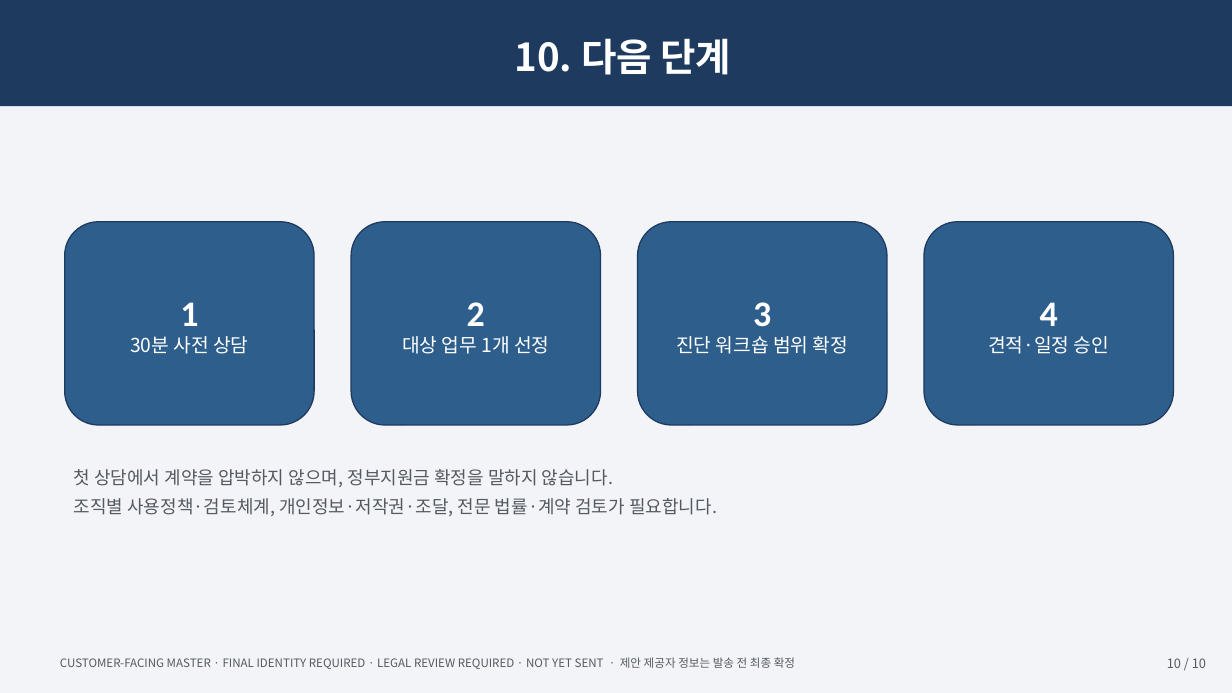
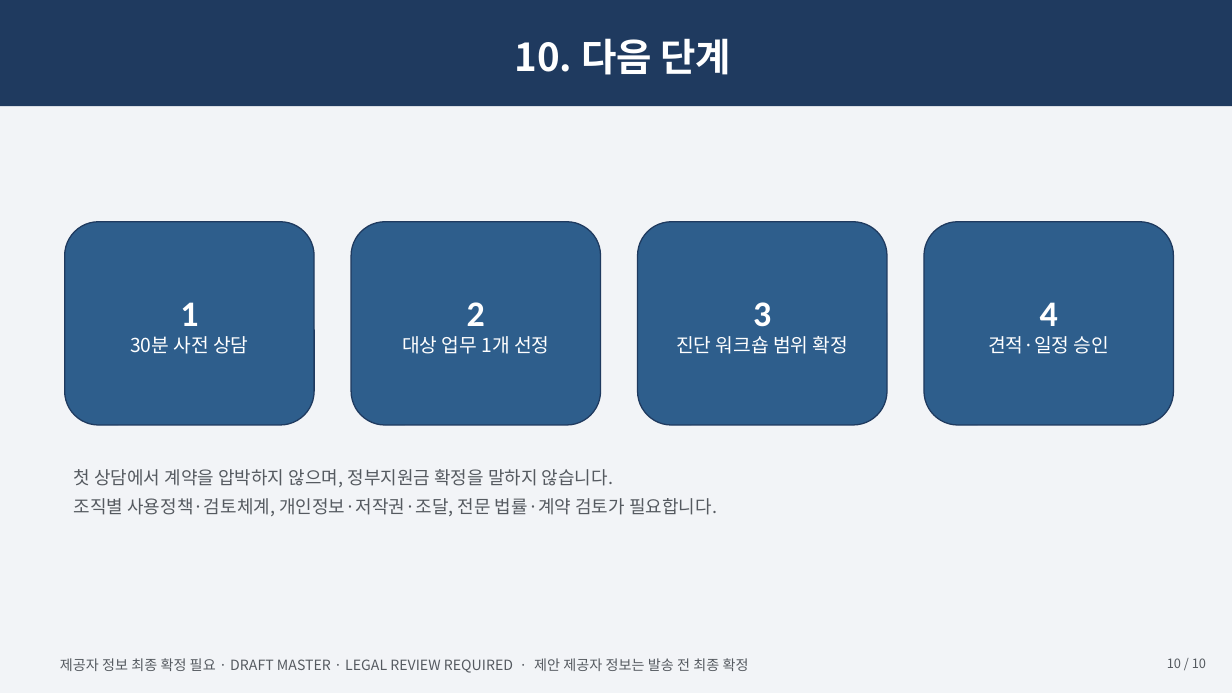
Before and after one commit to skerishKang/ai-revenue-lab, a slide deck: slide 10 of docs/commercial/business-35-ai-media-education-dx/customer-package/Business35_Master_Proposal_10p.pptx. Drawn at 1232x693 pixels with LibreOffice and Linux fonts; fonts in the diff are those of the drawing. Boxes give left, top, right and bottom in pixels: in the first picture for what was removed or moved away, otherwise in the second. Text is boxed around its words. In the diff, an @@ line names an element or a change of style, - is before the commit and + after.

```diff
--- a/docs/commercial/business-35-ai-media-education-dx/customer-package/Business35_Master_Proposal_10p.pptx
+++ b/docs/commercial/business-35-ai-media-education-dx/customer-package/Business35_Master_Proposal_10p.pptx
@@ text at bbox=[60, 658, 749, 673]: text changed; size 9 to 11 pt @@
-CUSTOMER-FACING MASTER · FINAL IDENTITY REQUIRED · LEGAL REVIEW REQUIRED · NOT YET SENT · 제안 제공자 정보는 발송 전 최종 확정
+제공자 정보 최종 확정 필요 · DRAFT MASTER · LEGAL REVIEW REQUIRED · 제안 제공자 정보는 발송 전 최종 확정
```
Also in this commit, not shown: 9 other slides changed, 23 other files.
